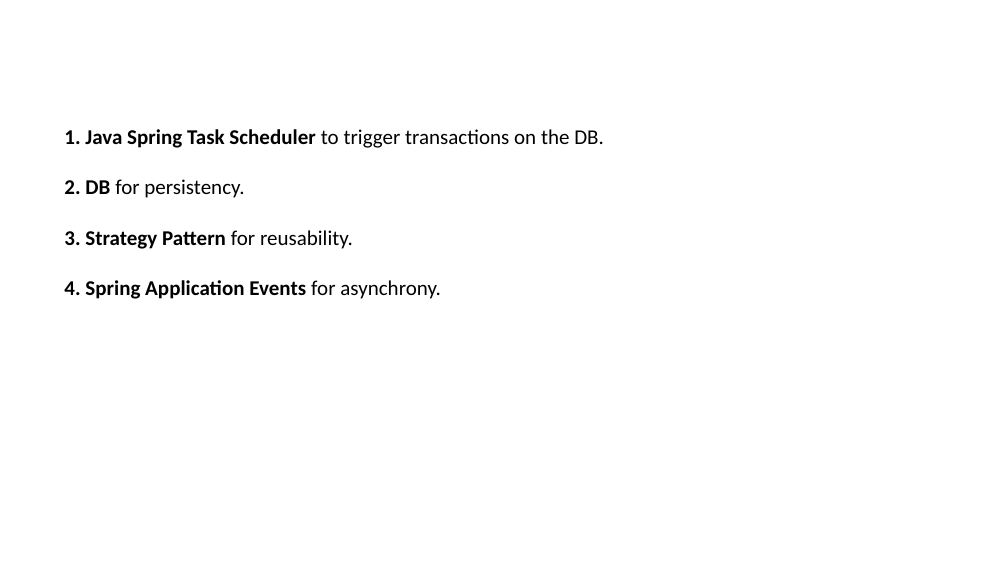
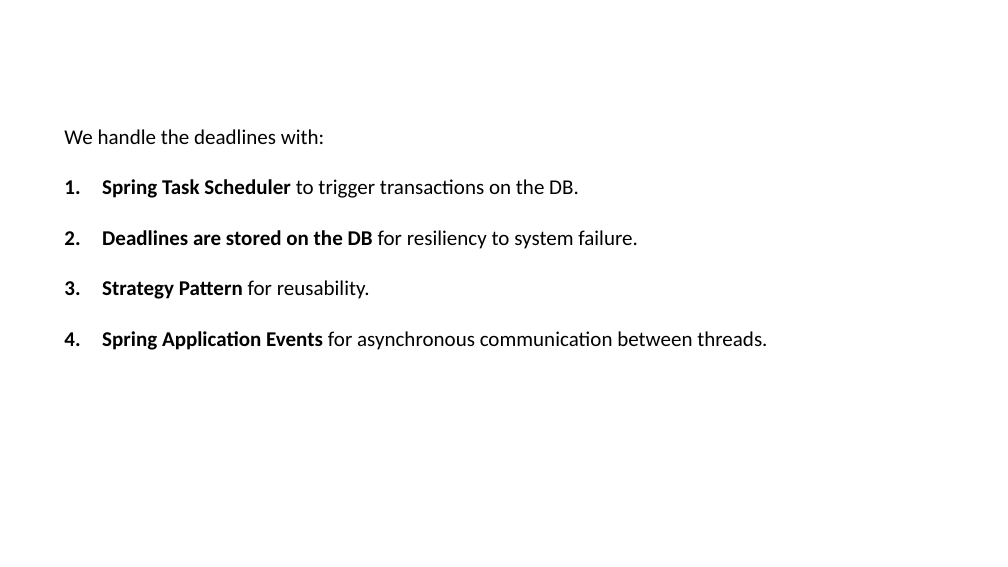
Before and after one commit to peetceenatoo/software-lifecycle, a slide deck: slide 18 of Slides/Slides.pptx (slide 15 before the commit). Drawn at 1008x567 pixels with LibreOffice and Linux fonts; fonts in the diff are those of the drawing; background and template pictures are left out. Boxes give left, top, right and bottom in pixels: in the first picture for what was removed or moved away, otherwise in the second. Text is boxed around its words. In the diff, an @@ line names an element or a change of style, - is before the commit and + after.

```diff
--- a/Slides/Slides.pptx
+++ b/Slides/Slides.pptx
@@ text at (x1=64, y1=129, x2=767, y2=350): text changed @@
-1. Java Spring Task Scheduler to trigger transactions on the DB.
-2. DB for persistency.
-3. Strategy Pattern for reusability.
-4. Spring Application Events for asynchrony.
+We handle the deadlines with:
+1. Spring Task Scheduler to trigger transactions on the DB.
+2. Deadlines are stored on the DB for resiliency to system failure.
+3. Strategy Pattern for reusability.
+4. Spring Application Events for asynchronous communication between threads.
```
Also in this commit, not shown: 10 other slides changed, 6 slides added, 5 slides removed.
